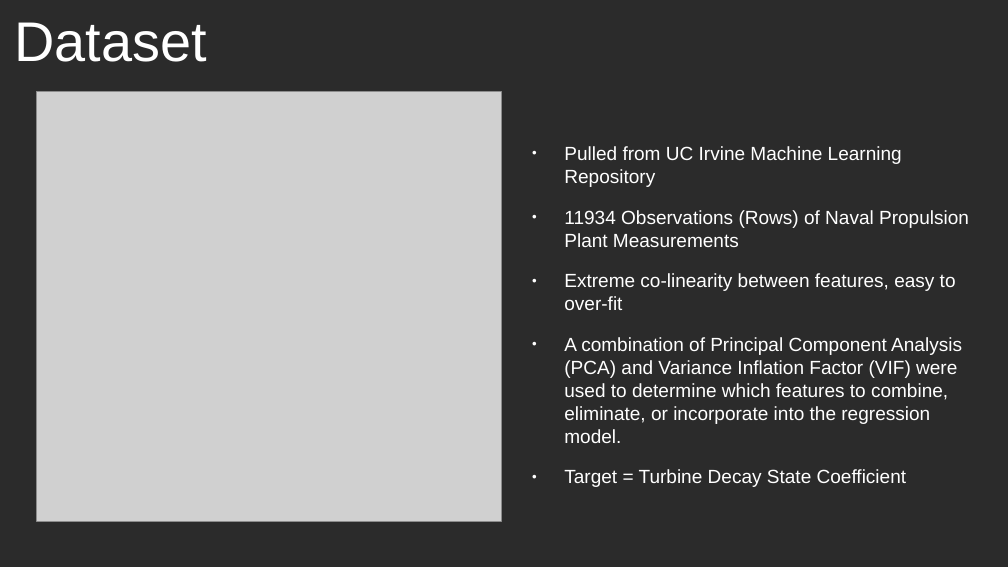
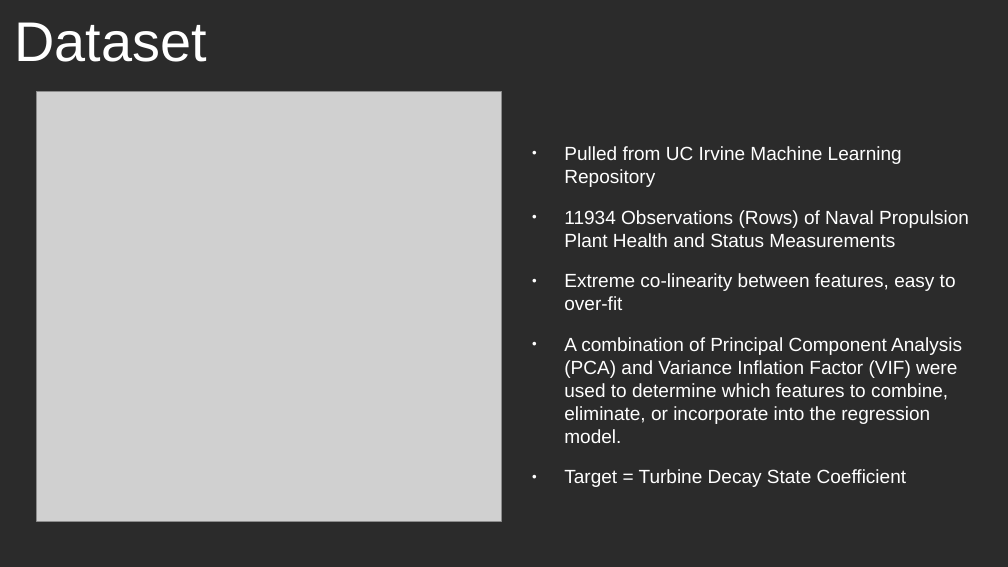
Before and after one commit to rbpowellGA/naval_vessel_condition, a slide deck: slide 2 of notebooks/model_presentation.odp. Drawn at 1008x567 pixels with LibreOffice and Linux fonts; fonts in the diff are those of the drawing; grey boxes stand for pictures; background and template pictures are left out; a plain dark background stands for a picture behind light text. Boxes give left, top, right and bottom in pixels: in the first picture for what was removed or moved away, otherwise in the second. Text is boxed around its words. In the diff, an @@ line names an element or a change of style, - is before the commit and + after.

Commit message:
final slide updates

```diff
--- a/notebooks/model_presentation.odp
+++ b/notebooks/model_presentation.odp
@@ text at (564, 210, 969, 247): text changed @@
-● 11934 Observations (Rows) of Naval Propulsion Plant Measurements
+● 11934 Observations (Rows) of Naval Propulsion Plant Health and Status Measurements
```
Also in this commit, not shown: 1 other file.
